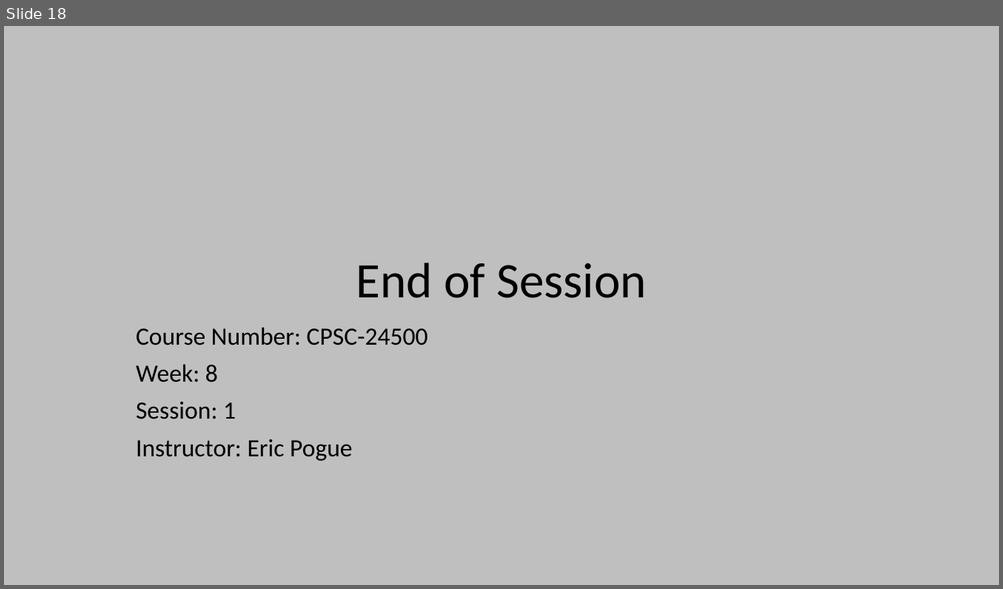
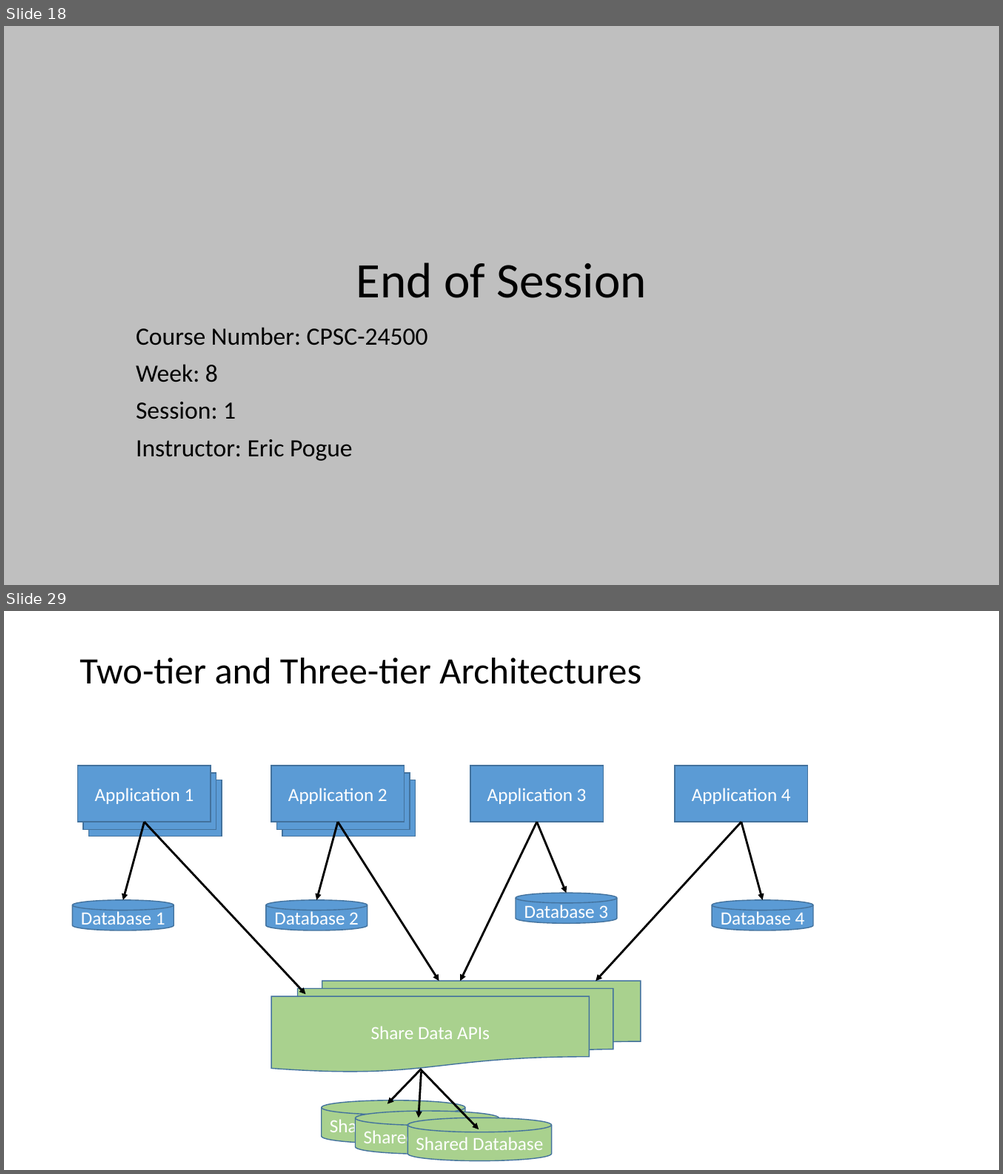
Before and after one commit to EricJPogue/www-epogue-info, a slide deck: CPSC-24500/Week08/2017SpringW08Slides.pptx. Shown one above the other, each under a label of ours: slide 18 before the commit, slides 18 and 29 after it; the slides between them are not shown. The pictures are 1003x589 and 1003x1174 pixels, drawn with LibreOffice and Linux fonts; fonts in the diff are those of the drawing. Boxes give left, top, right and bottom in pixels: in the first picture for what was removed or moved away, otherwise in the second. Text is boxed around its words. In the diff, an @@ line names an element or a change of style, - is before the commit and + after.

```diff
--- a/CPSC-24500/Week08/2017SpringW08Slides.pptx
+++ b/CPSC-24500/Week08/2017SpringW08Slides.pptx
@@ slide 29 added at [4,611,999,1170], background #FFFFFF @@
@@ title added at [79,658,641,684], 36 pt, text #000000 @@
+Two-tier and Three-tier Architectures
@@ rectangle added at [78,766,210,822], fill #5B9BD5, outline #43739E 1 pt, 18 pt, text #FFFFFF @@
+Application 1
@@ rectangle added at [271,766,404,822], fill #5B9BD5, outline #43739E 1 pt, 18 pt, text #FFFFFF @@
+Application 2
@@ rectangle added at [470,766,603,822], fill #5B9BD5, outline #43739E 1 pt, 18 pt, text #FFFFFF @@
+Application 3
@@ rectangle added at [674,766,808,822], fill #5B9BD5, outline #43739E 1 pt, 18 pt, text #FFFFFF @@
+Application 4
@@ rectangle added at [83,773,216,829], fill #5B9BD5, outline #43739E 1 pt @@
@@ rectangle added at [89,780,222,837], fill #5B9BD5, outline #43739E 1 pt @@
@@ rectangle added at [277,773,410,829], fill #5B9BD5, outline #43739E 1 pt @@
@@ rectangle added at [282,780,415,837], fill #5B9BD5, outline #43739E 1 pt @@
@@ arrow added from (145, 822) to (123, 900), #000000 2 pt @@
@@ arrow added from (145, 822) to (305, 994), #000000 2 pt @@
@@ arrow added from (338, 822) to (316, 900), #000000 2 pt @@
@@ arrow added from (338, 822) to (439, 981), #000000 2 pt @@
@@ arrow added from (537, 822) to (460, 981), #000000 2 pt @@
@@ arrow added from (537, 822) to (566, 893), #000000 2 pt @@
@@ arrow added from (741, 822) to (596, 981), #000000 2 pt @@
@@ arrow added from (741, 822) to (762, 900), #000000 2 pt @@
@@ cylinder added at [516,893,617,923], fill #5B9BD5, outline #43739E 1 pt, 18 pt, text #FFFFFF @@
+Database 3
@@ cylinder added at [73,900,174,931], fill #5B9BD5, outline #43739E 1 pt, 18 pt, text #FFFFFF @@
+Database 1
@@ cylinder added at [266,900,367,931], fill #5B9BD5, outline #43739E 1 pt, 18 pt, text #FFFFFF @@
+Database 2
@@ cylinder added at [712,900,814,931], fill #5B9BD5, outline #43739E 1 pt, 18 pt, text #FFFFFF @@
+Database 4
@@ group added at [271,981,640,1162]: 3 cylinders, 3 arrows, 1 flow chart multidocument @@
+Share Data APIs
+Shared Database
+Shared Database
+Shared Database
```
Also in this commit, not shown: 7 slides changed, 16 other slides added, 14 slides removed, 6 other files.
